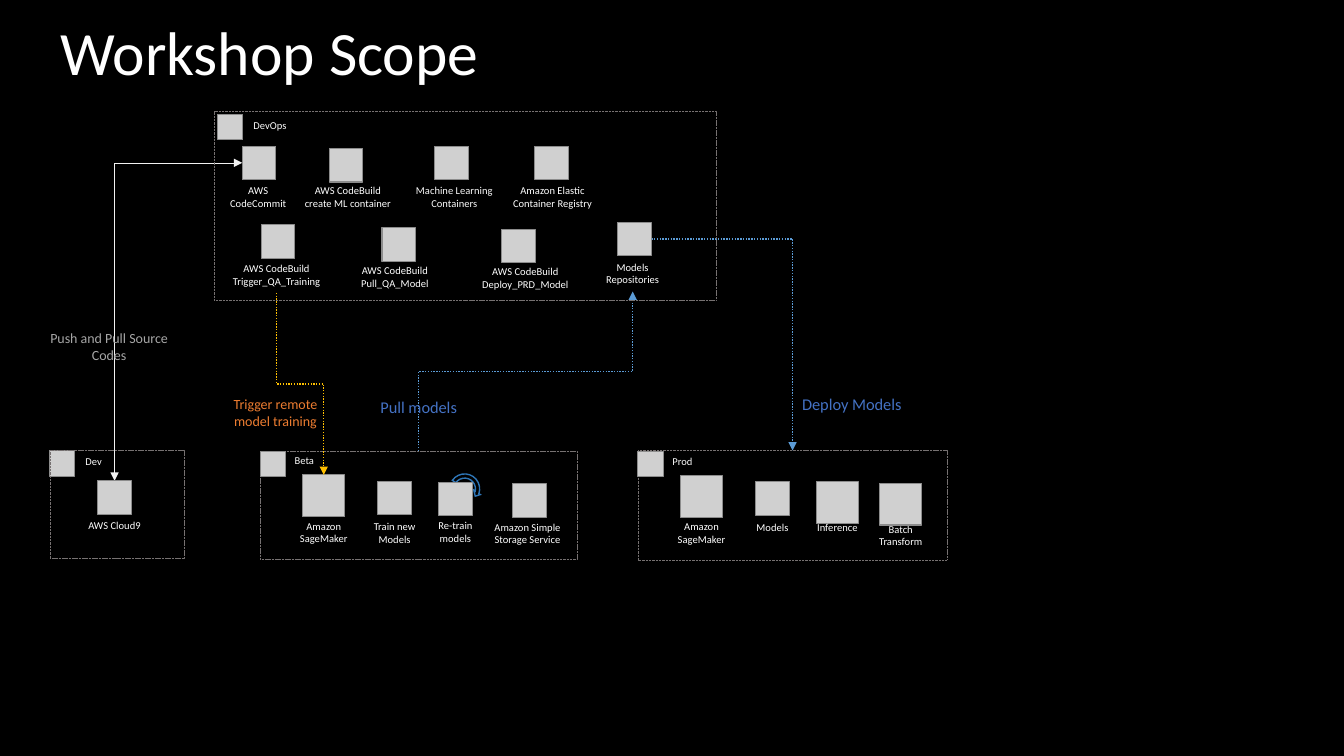
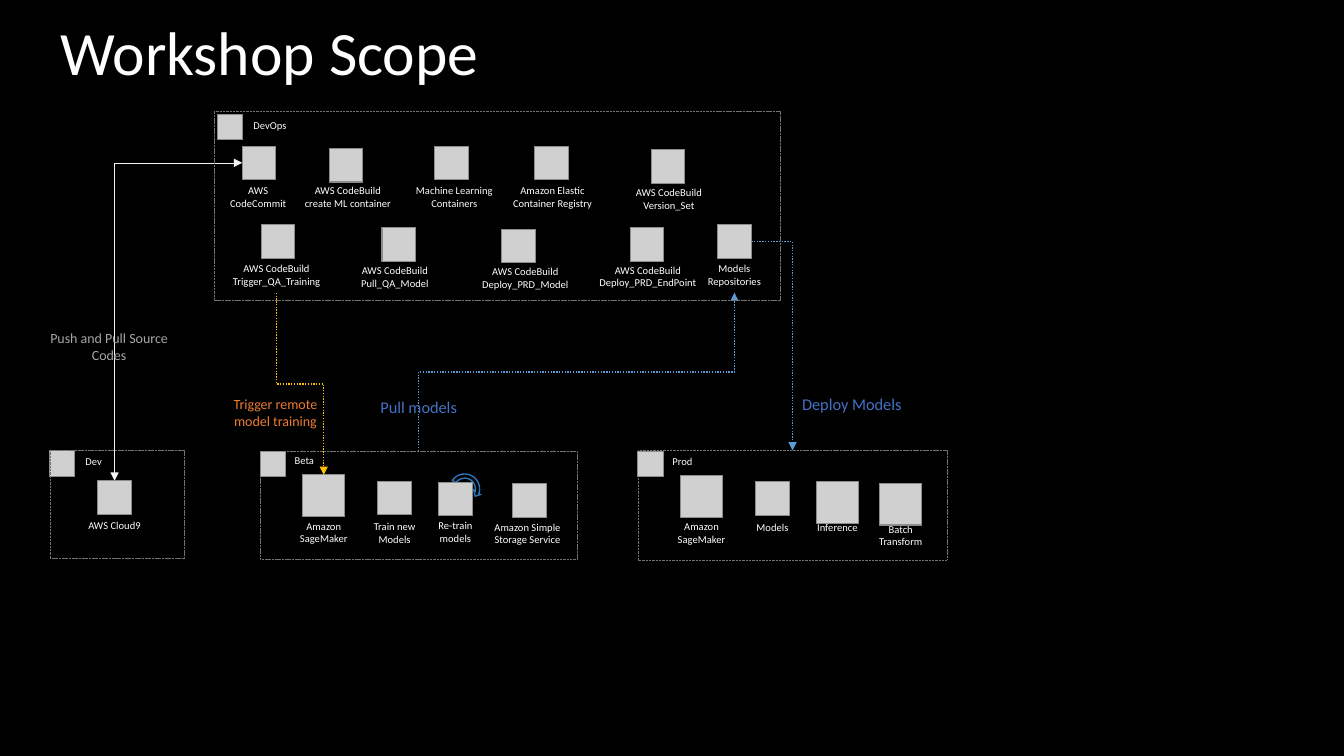
Before and after one commit to imyoungyang/myAWSStudyBlog, a slide deck: slide 1 of ml-ops-poc/architecture.pptx. Drawn at 1344x756 pixels with LibreOffice and Linux fonts; fonts in the diff are those of the drawing; grey boxes stand for pictures. Boxes give left, top, right and bottom in pixels: in the first picture for what was removed or moved away, otherwise in the second. Text is boxed around its words. In the diff, an @@ line names an element or a change of style, - is before the commit and + after.

```diff
--- a/ml-ops-poc/architecture.pptx
+++ b/ml-ops-poc/architecture.pptx
@@ rectangle: place and size @@
-rectangle at bbox=[214, 112, 716, 300]
+rectangle at bbox=[214, 112, 780, 300]
@@ picture added at bbox=[651, 150, 685, 184] @@
@@ text added at bbox=[636, 188, 702, 211], 7.5 pt, text #FFFFFF @@
+AWS CodeBuild
+Version_Set
@@ picture added at bbox=[630, 228, 663, 261] @@
@@ picture: place and size @@
-picture at bbox=[618, 223, 651, 256]
+picture at bbox=[718, 225, 751, 258]
@@ text added at bbox=[599, 266, 696, 288], 7.5 pt, text #FFFFFF @@
+AWS CodeBuild
+Deploy_PRD_EndPoint
@@ text "Models": place and size @@
-text "Models" at bbox=[606, 263, 659, 285]
+text "Models" at bbox=[708, 264, 761, 287]
@@ elbow arrow moved from (651, 239) - (792, 451) to (751, 242) - (792, 451) @@
@@ elbow arrow moved from (418, 451) - (633, 291) to (418, 451) - (735, 292) @@
```
Also in this commit, not shown: 1 slide added, 6 other files.
